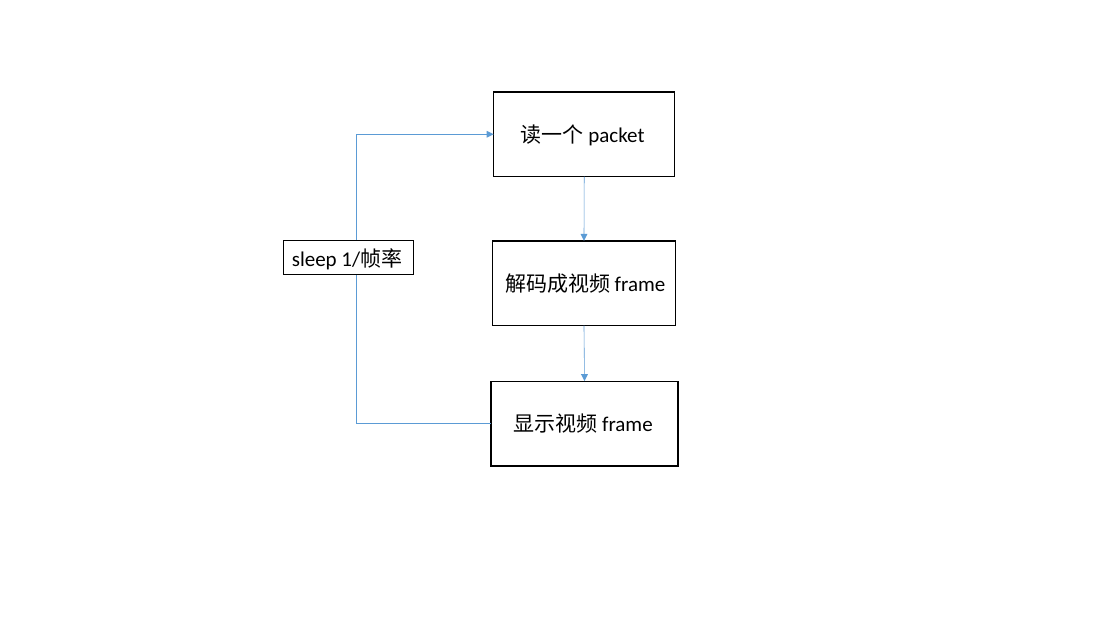
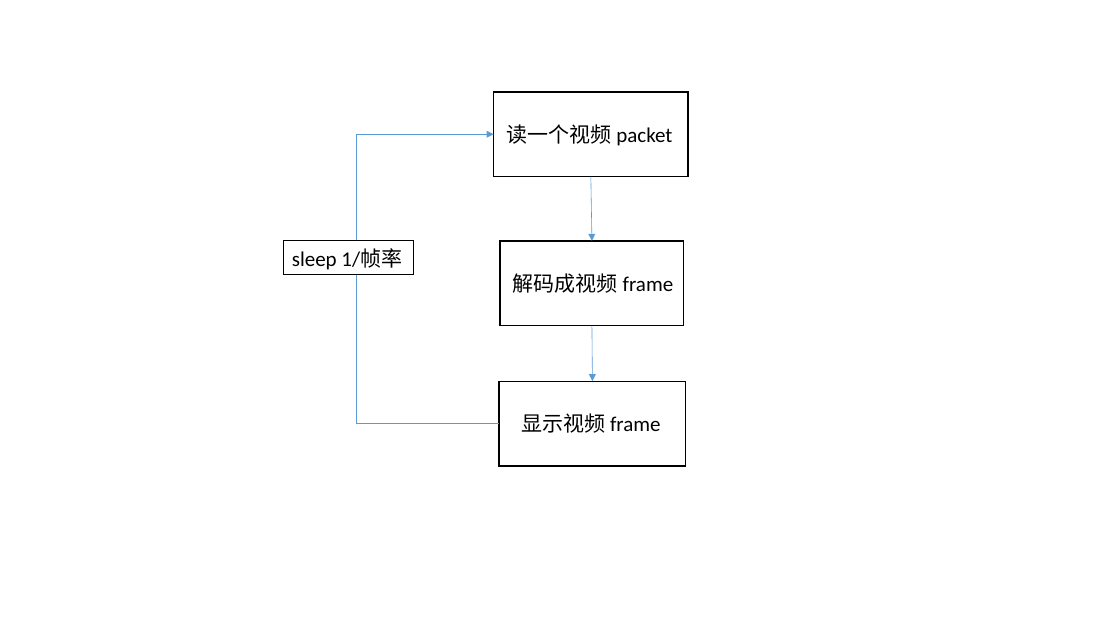
Before and after one commit to shileiz/notes, a slide deck: slide 8 of FFmpeg/slides/03/SDL-AUDIO.pptx. Drawn at 1120x630 pixels with LibreOffice and Linux fonts; fonts in the diff are those of the drawing. Boxes give left, top, right and bottom in pixels: in the first picture for what was removed or moved away, otherwise in the second. Text is boxed around its words. In the diff, an @@ line names an element or a change of style, - is before the commit and + after.

```diff
--- a/FFmpeg/slides/03/SDL-AUDIO.pptx
+++ b/FFmpeg/slides/03/SDL-AUDIO.pptx
@@ rectangle "读一个视频 packet": place and size @@
-rectangle "读一个视频 packet" at (494, 92, 676, 176)
+rectangle "读一个视频 packet" at (494, 92, 688, 176)
@@ text in rectangle at (507, 124, 672, 146): text changed @@
-读一个 packet
+读一个视频 packet
@@ arrow moved from (585, 176) - (584, 241) to (591, 176) - (592, 241) @@
@@ rectangle "解码成视频 frame": place and size @@
-rectangle "解码成视频 frame" at (492, 241, 676, 326)
+rectangle "解码成视频 frame" at (500, 241, 684, 326)
@@ arrow moved from (584, 326) - (585, 381) to (592, 326) - (592, 381) @@
@@ rectangle "显示视频 frame": place and size @@
-rectangle "显示视频 frame" at (492, 381, 679, 466)
+rectangle "显示视频 frame" at (499, 381, 686, 466)
@@ line moved from (357, 423) - (492, 423) to (357, 423) - (499, 423) @@
```
Also in this commit, not shown: 1 other slide changed, 3 other files.
